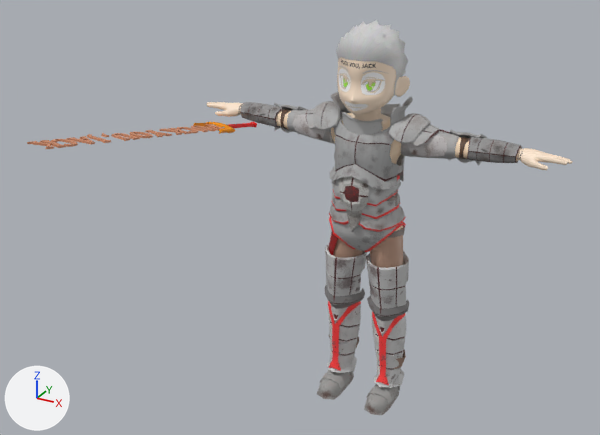
Renders of the FBX model Project/Hero 2 Zero/Assets/Resources/Models/Players/Player 3/Player 3.fbx from each side of a commit.
One viewpoint serves both versions: a camera (50 mm lens) standing at (0.0627, -0.1426, 0.0693) and looking at (-0.005, -0.0195, 0.0077). Lighting does not change. The marker at lower left points along +X, +Y and +Z. Where no turn or scale is listed for an object, it has been applied to the vertices. Vertices at the same position are counted once.

Before the edit, the objects in view are built like this:
```python
me_mesh = bpy.data.meshes.new('Mesh')
me_mesh.from_pydata(...)  # 1421 vertices, 1578 faces; spans x -0.0384..0.0384, y -0.0091..0.0055, z -0.036..0.0392
me_mesh.materials.append(mat_mat_body)  # picture img_player_head_uv_png
me_mesh_008 = bpy.data.meshes.new('Mesh.008')
me_mesh_008.from_pydata(...)  # 34 vertices, 32 faces; spans x -0.00473..0.0047, y -0.00759..-0.00499, z 0.0288..0.03301
me_mesh_008.materials.append(mat_mat_eye)
me_mesh_010 = bpy.data.meshes.new('Mesh.010')
me_mesh_010.from_pydata(...)  # 256 vertices, 242 faces; spans x -0.0081..0.0081, y -0.0057..0.0049, z -0.0344..0.0024
me_mesh_010.materials.append(mat_mat_trousers)
me_mesh_035 = bpy.data.meshes.new('Mesh.035')
me_mesh_035.from_pydata(...)  # 2013 vertices, 1760 faces; spans x -0.0063..0.0034, y -0.0508..0.0087, z -0.0021..0.0105
# faces by material slot: [1634, 122, 4]
me_mesh_035.materials.append(mat_mat_tints)  # orange #d08b67
me_mesh_035.materials.append(mat_mat_greatsword)  # picture img_great_sword_png
me_mesh_035.materials.append(mat_lambert1)  # grey #bcbcbc
me_mesh_037 = bpy.data.meshes.new('Mesh.037')
me_mesh_037.from_pydata(...)  # 82 vertices, 85 faces; spans x -0.0181..-0.00716, y -0.00278..0.00249, z 0.0159..0.02215
me_mesh_037.materials.append(mat_mat_arms_tex)
ob_body = bpy.data.objects.new('Body', me_mesh)
ob_body.location = (0.0, 0.0, 0.0)
ob_eyes = bpy.data.objects.new('Eyes', me_mesh_008)
ob_eyes.location = (0.0, 0.0, 0.0)
ob_right_bicep_armour = bpy.data.objects.new('Right_Bicep_Armour', me_mesh_037)
ob_right_bicep_armour.location = (0.0, 0.0, 0.0)
ob_sword = bpy.data.objects.new('Sword', me_mesh_035)
ob_sword.location = (-0.0327, 0.0003, 0.0154)
ob_trousers = bpy.data.objects.new('Trousers', me_mesh_010)
ob_trousers.location = (0.0, 0.0, 0.0)
# also in view: 'Right_Shoulder_Guard' at (-0.0084, -0.0002, 0.0232); 'Left_Torso_Guard_3' at (0.0041, -0.0009, 0.0037); 'Left_Forearm_Armour' at (0.0243, 0.0, 0.0195); 'Right_Lower_Leg_Armour' at (-0.0052, 0.0012, -0.0279); 'Left_Boot_Armour' at (0.0058, -0.0013, -0.038)
```
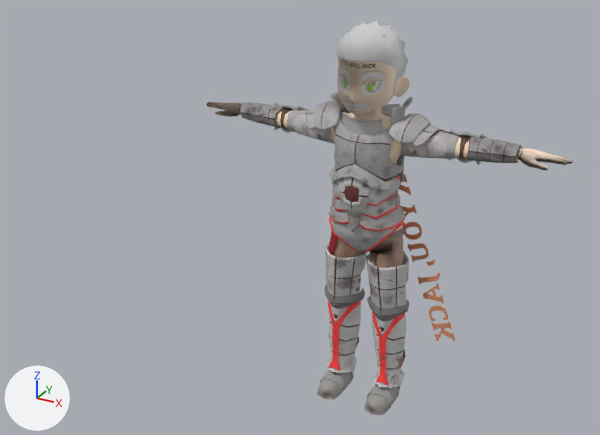
Where the newer file only moved an object's origin or applied its transform, the numbers keep the older frame.

Changed parts and their boxes [x1, y1, x2, y2] in the pictures (600 x 435 px; the box of a moved part takes in the faces that stretch with it):
'Body', shading changed
    both: [207, 57, 573, 170]
'Sword', reshaped
    before: [27, 122, 257, 149]
    after: [398, 174, 455, 341]
'Trousers', shading changed
    both: [338, 228, 403, 267]
'Eyes', shading changed
    both: [339, 68, 385, 95]
part 4 of me_mesh_035, moved or reshaped (not visible afterwards)
    before: [206, 124, 223, 131]
part 5 of me_mesh_035, moved or reshaped (not visible afterwards)
    before: [191, 126, 216, 132]
part 6 of me_mesh_035, moved or reshaped (not visible afterwards)
    before: [176, 127, 199, 133]
part 7 of me_mesh_035, moved or reshaped
    before: [159, 128, 191, 135]
    after: [398, 174, 411, 195]
part 8 of me_mesh_035, moved or reshaped
    before: [145, 130, 172, 137]
    after: [400, 205, 417, 217]
part 9 of me_mesh_035, moved or reshaped
    before: [130, 132, 153, 138]
    after: [404, 222, 422, 240]
part 10 of me_mesh_035, moved or reshaped
    before: [111, 133, 140, 141]
    after: [407, 243, 429, 262]
part 11 of me_mesh_035, moved or reshaped
    before: [101, 133, 109, 138]
    after: [427, 259, 435, 266]
part 12 of me_mesh_035, moved or reshaped
    before: [87, 134, 111, 143]
    after: [417, 273, 440, 284]
part 13 of me_mesh_035, moved or reshaped
    before: [67, 136, 95, 144]
    after: [423, 283, 444, 304]
part 14 of me_mesh_035, moved or reshaped
    before: [51, 139, 78, 147]
    after: [429, 305, 448, 321]
part 15 of me_mesh_035, moved or reshaped
    before: [27, 140, 66, 149]
    after: [431, 321, 455, 341]
part 16 of me_mesh_035, moved or reshaped (not visible afterwards)
    before: [193, 122, 257, 134]

Edits to the bpy script that builds the scene:
```text
Change me_mesh_010:
    where me_mesh_010.from_pydata(...)  # 256 vertices, 242 faces; spans x -0.0081..0.0081, y -0.0057..0.0049, z -0.0344..0.0024
    me_mesh_010 part 3: its shading normals changed
Change me_mesh_008:
    where me_mesh_008.from_pydata(...)  # 34 vertices, 32 faces; spans x -0.00473..0.0047, y -0.00759..-0.00499, z 0.0288..0.03301
    me_mesh_008 part 1: its shading normals changed
Change me_mesh:
    where me_mesh.from_pydata(...)  # 1421 vertices, 1578 faces; spans x -0.0384..0.0384, y -0.0091..0.0055, z -0.036..0.0392
    me_mesh part 2: its shading normals changed
Change me_mesh_035:
    where me_mesh_035.from_pydata(...)  # 2013 vertices, 1760 faces; spans x -0.0063..0.0034, y -0.0508..0.0087, z -0.0021..0.0105
    me_mesh_035 part 4: the loose piece of 164 vertices spanning x -0.0026..0.0019, y -0.0074..-0.0039, z 0.0009..0.0019 is multiplied about its middle by the matrix ((-0.919, -0.281, 0.275), (0.199, 0.272, 0.942), (-0.339, 0.92, -0.195)), then moved by (0.0323, 0.0126, 0.0011)
    me_mesh_035 part 5: the loose piece of 178 vertices spanning x -0.0029..0.0016, y -0.0118..-0.0077, z 0.0016..0.0027 is multiplied about its middle by the matrix ((-0.919, -0.281, 0.275), (0.199, 0.272, 0.942), (-0.339, 0.92, -0.195)), then moved by (0.0342, 0.0162, -0.0035)
    me_mesh_035 part 6: the loose piece of 88 vertices spanning x -0.0033..0.0011, y -0.0153..-0.0119, z 0.0025..0.0035 is multiplied about its middle by the matrix ((-0.919, -0.281, 0.275), (0.199, 0.272, 0.942), (-0.339, 0.92, -0.195)), then moved by (0.0364, 0.0197, -0.0079)
    me_mesh_035 part 7: the loose piece of 276 vertices spanning x -0.0037..0.0009, y -0.0197..-0.0153, z 0.0031..0.0044 is multiplied about its middle by the matrix ((-0.919, -0.281, 0.275), (0.199, 0.272, 0.942), (-0.339, 0.92, -0.195)), then moved by (0.0382, 0.0233, -0.0123)
    me_mesh_035 part 8: the loose piece of 196 vertices spanning x -0.0041..0.0005, y -0.025..-0.021, z 0.0042..0.0053 is multiplied about its middle by the matrix ((-0.919, -0.281, 0.275), (0.199, 0.272, 0.942), (-0.339, 0.92, -0.195)), then moved by (0.0408, 0.028, -0.0183)
    me_mesh_035 part 9: the loose piece of 100 vertices spanning x -0.0043..0.0, y -0.0288..-0.0251, z 0.0051..0.0061 is multiplied about its middle by the matrix ((-0.919, -0.281, 0.275), (0.199, 0.272, 0.942), (-0.339, 0.92, -0.195)), then moved by (0.0428, 0.0317, -0.0229)
    me_mesh_035 part 10: the loose piece of 178 vertices spanning x -0.0047..-0.0002, y -0.0336..-0.0295, z 0.0058..0.007 is multiplied about its middle by the matrix ((-0.919, -0.281, 0.275), (0.199, 0.272, 0.942), (-0.339, 0.92, -0.195)), then moved by (0.0449, 0.0358, -0.028)
    me_mesh_035 part 11: the loose piece of 74 vertices spanning x -0.0058..-0.0039, y -0.0345..-0.0331, z 0.0068..0.0073 is multiplied about its middle by the matrix ((-0.919, -0.281, 0.275), (0.199, 0.272, 0.942), (-0.339, 0.92, -0.195)), then moved by (0.0504, 0.0375, -0.03)
    me_mesh_035 part 12: the loose piece of 88 vertices spanning x -0.0063..-0.0008, y -0.0384..-0.036, z 0.0072..0.008 is multiplied about its middle by the matrix ((-0.919, -0.281, 0.275), (0.199, 0.272, 0.942), (-0.339, 0.92, -0.195)), then moved by (0.0489, 0.0408, -0.0343)
    me_mesh_035 part 13: the loose piece of 182 vertices spanning x -0.0056..-0.0011, y -0.0425..-0.0382, z 0.0077..0.0089 is multiplied about its middle by the matrix ((-0.919, -0.281, 0.275), (0.199, 0.272, 0.942), (-0.339, 0.92, -0.195)), then moved by (0.0496, 0.0438, -0.0381)
    me_mesh_035 part 14: the loose piece of 88 vertices spanning x -0.0058..-0.0014, y -0.0464..-0.043, z 0.0086..0.0096 is multiplied about its middle by the matrix ((-0.919, -0.281, 0.275), (0.199, 0.272, 0.942), (-0.339, 0.92, -0.195)), then moved by (0.0516, 0.0476, -0.0429)
    me_mesh_035 part 15: the loose piece of 276 vertices spanning x -0.0062..-0.0016, y -0.0508..-0.0464, z 0.0092..0.0105 is multiplied about its middle by the matrix ((-0.919, -0.281, 0.275), (0.199, 0.272, 0.942), (-0.339, 0.92, -0.195)), then moved by (0.0535, 0.0511, -0.0473)
    me_mesh_035 part 16: the loose piece of 125 vertices spanning x -0.0044..0.0034, y -0.0083..0.0087, z -0.0021..0.0024 is multiplied about its middle by the matrix ((-0.919, -0.281, 0.275), (0.199, 0.272, 0.942), (-0.339, 0.92, -0.195)), then moved by (0.0305, 0.0071, 0.008)
```
